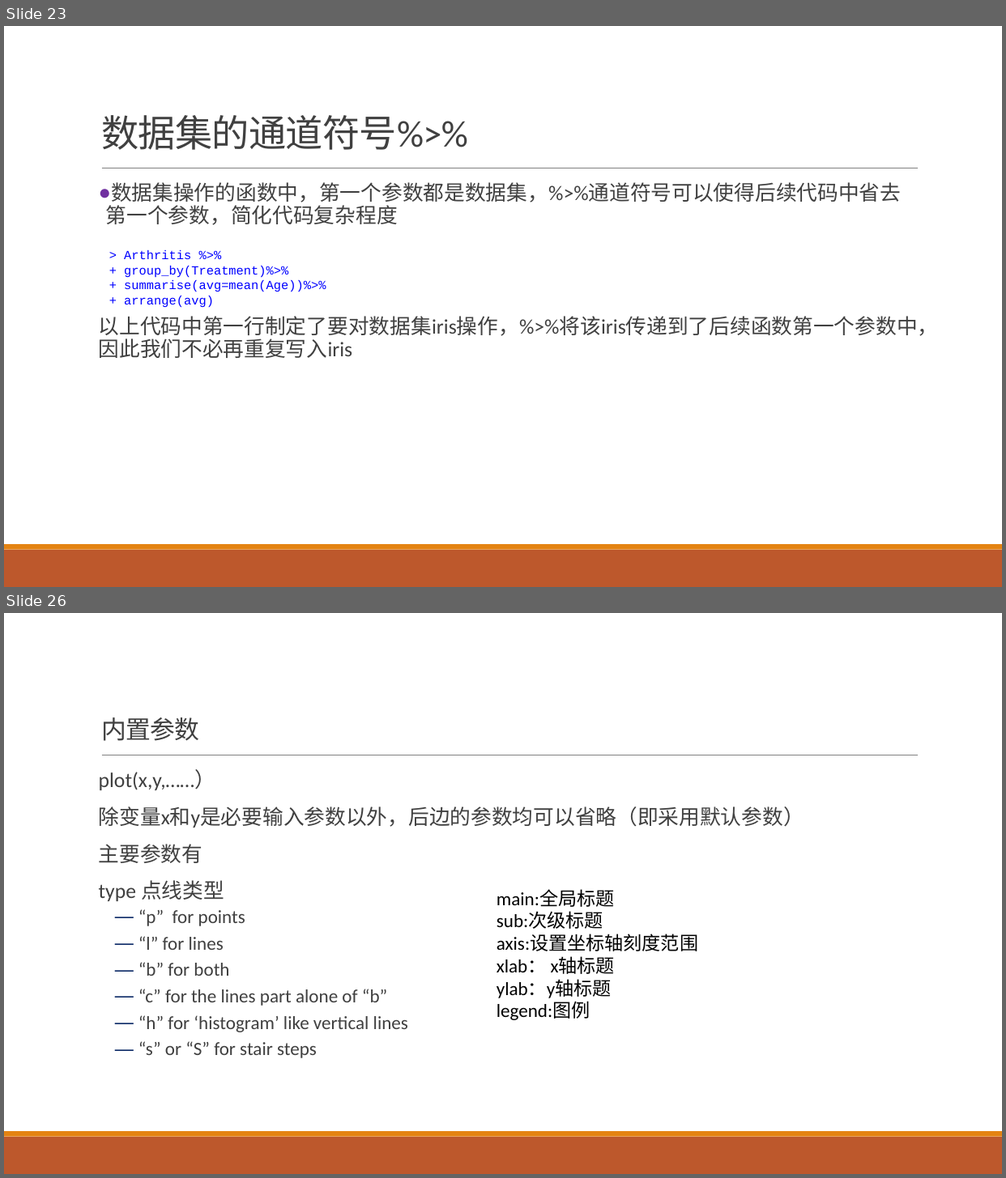
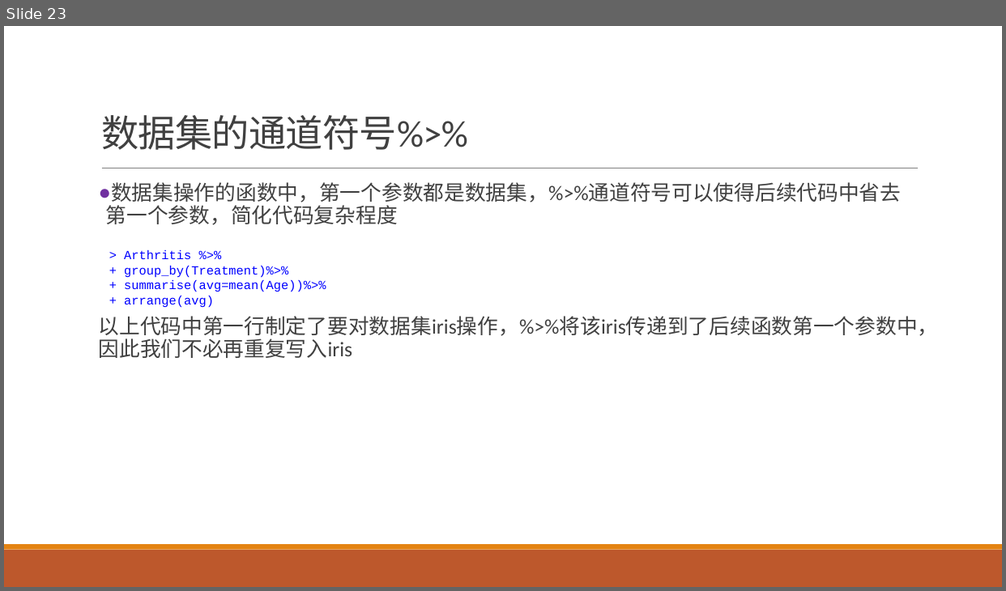
Before and after one commit to exoplanetX/DataAnalytics, a slide deck: 实验3-探索性分析.pptx. Shown one above the other, each under a label of ours: slides 23 and 26 before the commit, slide 23 after it; the slides between them are not shown. The pictures are 1006x1178 and 1006x591 pixels, drawn with LibreOffice and Linux fonts; fonts in the diff are those of the drawing. Boxes give left, top, right and bottom in pixels: in the first picture for what was removed or moved away, otherwise in the second. Text is boxed around its words. In the diff, an @@ line names an element or a change of style, - is before the commit and + after.

```diff
--- a/实验3-探索性分析.pptx
+++ b/实验3-探索性分析.pptx
@@ slide 26 removed at bbox=[4, 613, 1002, 1174], background #FFFFFF; not listed: 3 template elements that a slide beside it also shows @@
@@ title removed at bbox=[101, 717, 199, 741] @@
-内置参数
@@ text removed at bbox=[99, 770, 804, 1059] @@
-plot(x,y,……）
-除变量x和y是必要输入参数以外，后边的参数均可以省略（即采用默认参数）
-主要参数有
-type 点线类型
-  — “p” for points
-  — “l” for lines
-  — “b” for both
-  — “c” for the lines part alone of “b”
-  — “h” for ‘histogram’ like vertical lines
-  — “s” or “S” for stair steps
@@ text removed at bbox=[496, 889, 698, 1020] @@
-main:全局标题
-sub:次级标题
-axis:设置坐标轴刻度范围
-xlab： x轴标题
-ylab：y轴标题
-legend:图例
```
Also in this commit, not shown: 1 slide changed, 8 other slides removed, 4 other files.
